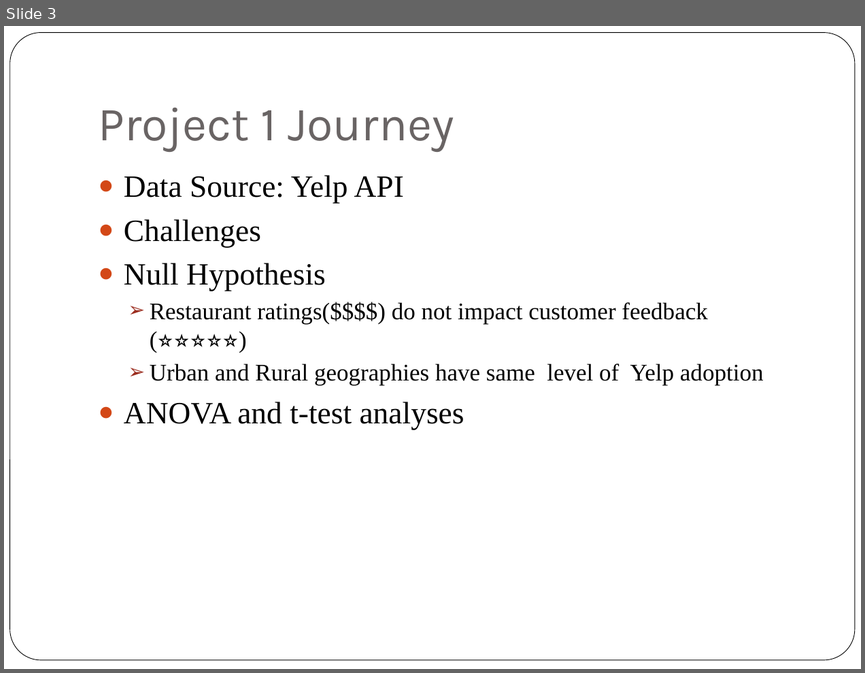
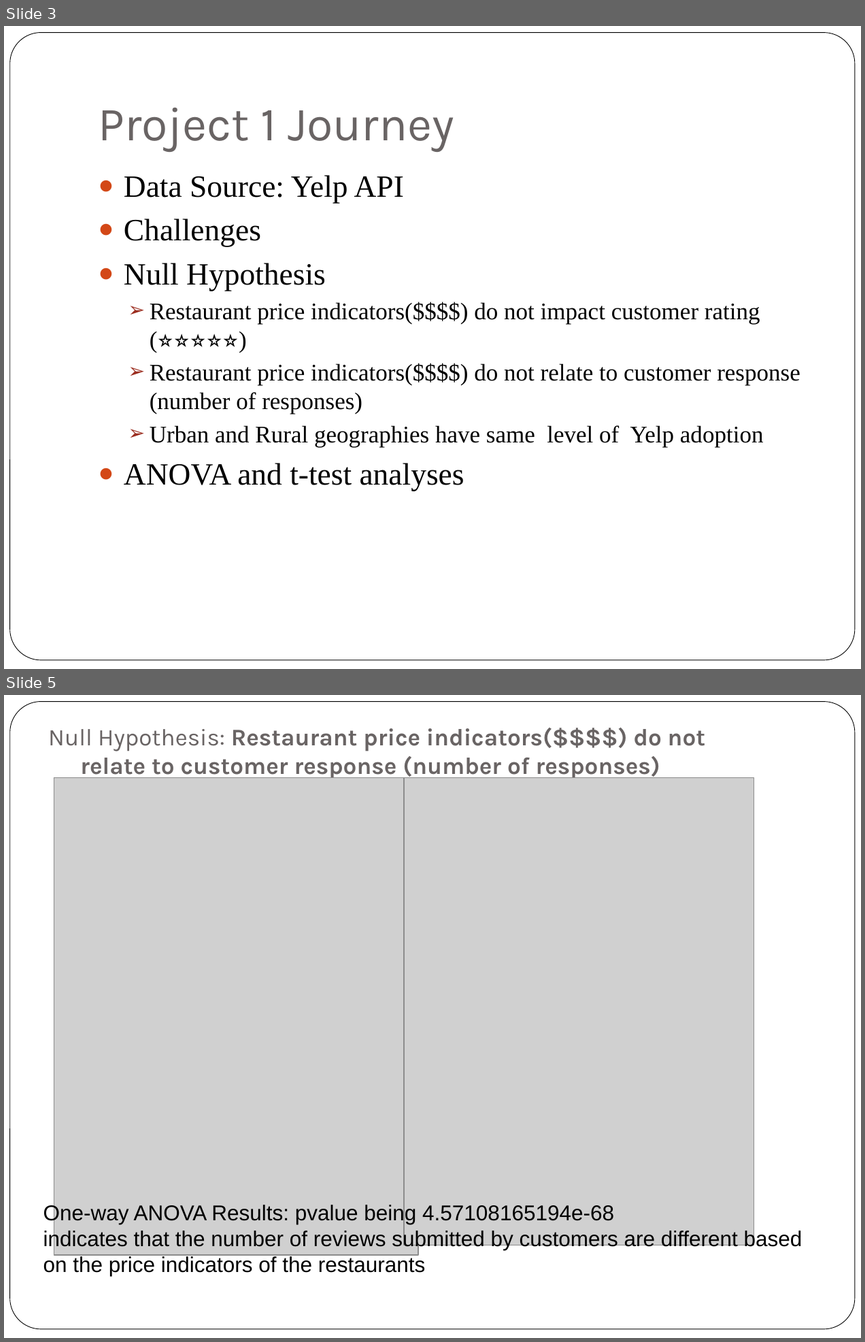
Before and after one commit to achin83/MayUulYanAnd, a slide deck: Project 1.ppt. Shown one above the other, each under a label of ours: slide 3 before the commit, slides 3 and 5 after it; the slides between them are not shown. The pictures are 865x673 and 865x1342 pixels, drawn with LibreOffice and Linux fonts; fonts in the diff are those of the drawing; grey boxes stand for pictures. Boxes give left, top, right and bottom in pixels: in the first picture for what was removed or moved away, otherwise in the second. Text is boxed around its words. In the diff, an @@ line names an element or a change of style, - is before the commit and + after.

```diff
--- a/Project 1.ppt
+++ b/Project 1.ppt
@@ slide 5 added at box(4, 695, 861, 1338), background #FFFFFF; not listed: 1 template element that a slide beside it also shows @@
@@ title added at box(48, 728, 705, 781), 20 pt, text #696464, bold @@
+Null Hypothesis: Restaurant price indicators($$$$) do not relate to customer response (number of responses)
@@ picture added at box(54, 778, 418, 1255) @@
@@ picture added at box(404, 778, 753, 1245) @@
@@ text added at box(43, 1203, 802, 1276), 18 pt, text #000000 @@
+One-way ANOVA Results: pvalue being 4.57108165194e-68
+indicates that the number of reviews submitted by customers are different based
+on the price indicators of the restaurants
@@ slide 3 changed as well @@
@@ text at box(150, 301, 800, 414): text changed @@
-  ➢ Restaurant ratings($$$$) do not impact customer feedback (⭐⭐⭐⭐⭐)
+  ➢ Restaurant price indicators($$$$) do not impact customer rating (⭐⭐⭐⭐⭐)
+  ➢ Restaurant price indicators($$$$) do not relate to customer response (number of responses)
```
Also in this commit, not shown: 2 other slides changed, 6 other slides added, 1 slide removed, 2 other files.
